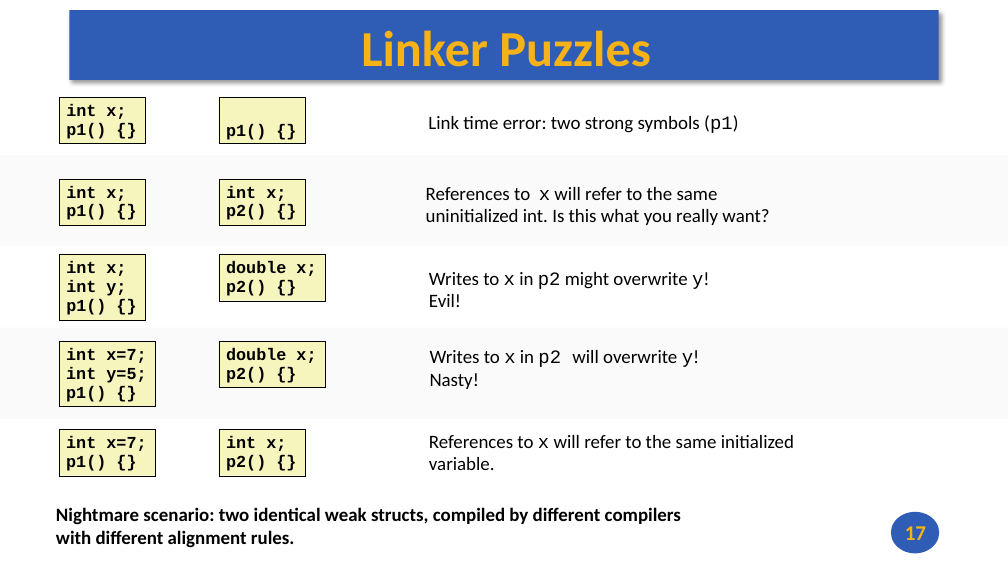
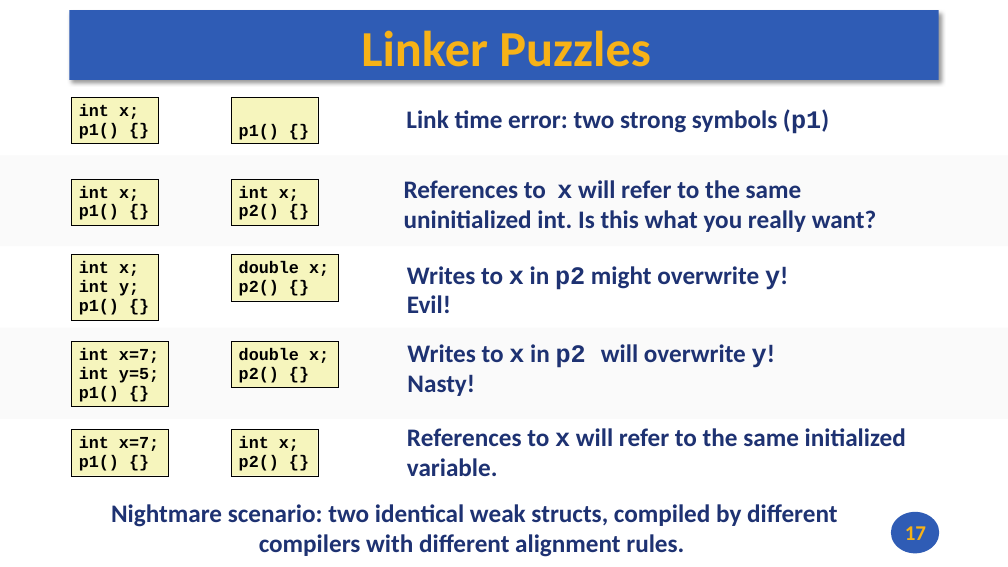
Before and after one commit to andrewt0301/hse-acos-course, a slide deck: slide 17 of docs/part2os/04_Linking/OS_Lecture_04.pptx. Drawn at 1008x567 pixels with LibreOffice and Linux fonts; fonts in the diff are those of the drawing. Boxes give left, top, right and bottom in pixels: in the first picture for what was removed or moved away, otherwise in the second. Text is boxed around its words. In the diff, an @@ line names an element or a change of style, - is before the commit and + after.

```diff
--- a/docs/part2os/04_Linking/OS_Lecture_04.pptx
+++ b/docs/part2os/04_Linking/OS_Lecture_04.pptx
@@ 10 rectangles: place and size @@
-10 rectangles at [59, 97, 325, 476]
+10 rectangles at [71, 97, 338, 476]
@@ text "Link time error: two strong ...": place and size @@
-text "Link time error: two strong ..." at [428, 115, 738, 133]
+text "Link time error: two strong ..." at [406, 109, 829, 134]
@@ text "References to x will refer ...": place and size @@
-text "References to x will refer ..." at [426, 187, 769, 225]
+text "References to x will refer ..." at [404, 180, 877, 232]
@@ text "Writes to x in p2 ...": place and size @@
-text "Writes to x in p2 ..." at [429, 272, 709, 307]
+text "Writes to x in p2 ..." at [407, 266, 788, 313]
@@ text "Writes to x in p2 ...": place and size @@
-text "Writes to x in p2 ..." at [430, 350, 699, 389]
+text "Writes to x in p2 ..." at [407, 344, 775, 396]
@@ size 18 to 24 pt, text colour #000000 to #1E3272, bold on in 5 elements at [407, 344, 775, 396], [407, 266, 788, 313], [406, 109, 829, 134], [404, 180, 877, 232], [407, 428, 906, 476] @@
@@ text "References to x will refer ...": place and size @@
-text "References to x will refer ..." at [429, 435, 794, 470]
+text "References to x will refer ..." at [407, 428, 906, 476]
@@ text at [111, 504, 837, 557]: text changed; size 18 to 24 pt; text colour #000000 to #1E3272 @@
-Nightmare scenario: two identical weak structs, compiled by different compilers
-with different alignment rules.
+Nightmare scenario: two identical weak structs, compiled by different compilers with different alignment rules.
```
Also in this commit, not shown: 35 other slides changed, 1 other file.
